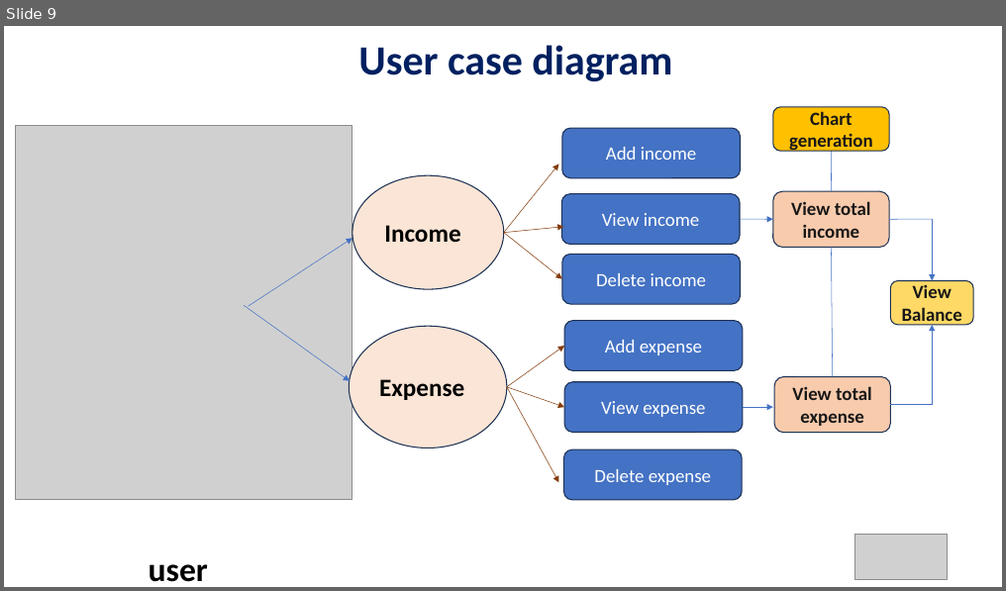
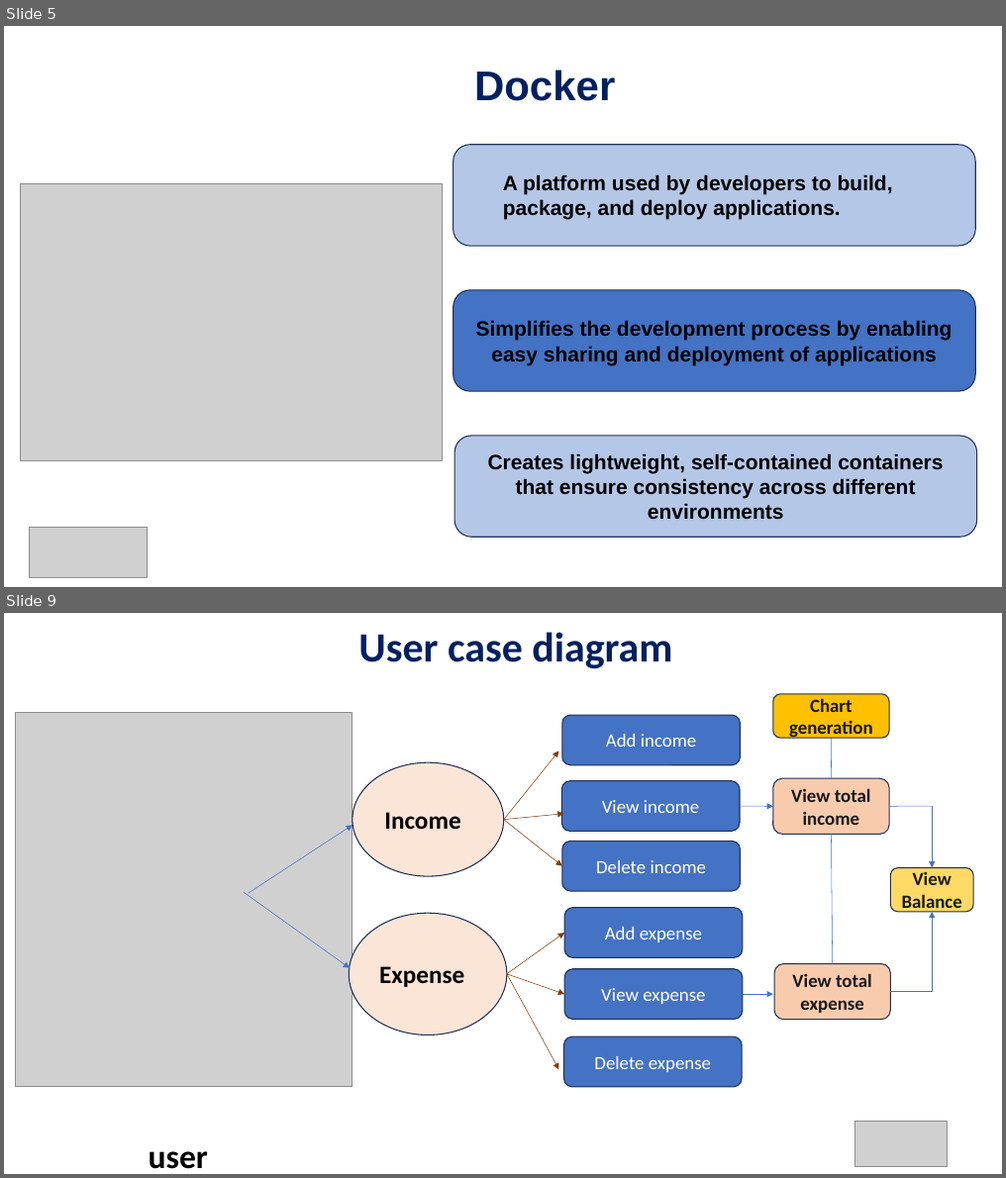
Before and after one commit to AitrichAcademyMeanStack/personal-finance-manager-workshop-ppts, a slide deck: WORKSHOP_INTRO/mean-finance-manager-workshop-intro.pptx. Shown one above the other, each under a label of ours: slide 9 before the commit, slides 5 and 9 after it; the slides between them are not shown. The pictures are 1006x591 and 1006x1178 pixels, drawn with LibreOffice and Linux fonts; fonts in the diff are those of the drawing; grey boxes stand for pictures. Boxes give left, top, right and bottom in pixels: in the first picture for what was removed or moved away, otherwise in the second. Text is boxed around its words. In the diff, an @@ line names an element or a change of style, - is before the commit and + after.

```diff
--- a/WORKSHOP_INTRO/mean-finance-manager-workshop-intro.pptx
+++ b/WORKSHOP_INTRO/mean-finance-manager-workshop-intro.pptx
@@ slide 5 added at [4,26,1002,587], background #FFFFFF @@
@@ text added at [474,70,615,101], 40 pt, text #002060, bold @@
+Docker
@@ rounded rectangle added at [453,144,976,246], fill #B4C7E7, outline #1E3256 1 pt, 20 pt, text #000000, bold @@
+A platform used by developers to build, package, and deploy applications.
@@ picture added at [20,184,442,462] @@
@@ rounded rectangle added at [453,290,976,391], fill #4472C4, outline #1E3256 1 pt, 20 pt, text #000000, bold @@
+Simplifies the development process by enabling easy sharing and deployment of applications
@@ rounded rectangle added at [454,436,977,537], fill #B4C7E7, outline #1E3256 1 pt, 20 pt, text #000000, bold @@
+Creates lightweight, self-contained containers that ensure consistency across different environments
@@ picture added at [29,528,147,577] @@
```
Also in this commit, not shown: 8 slides changed, 5 other slides added, 5 slides removed, 1 other file.
